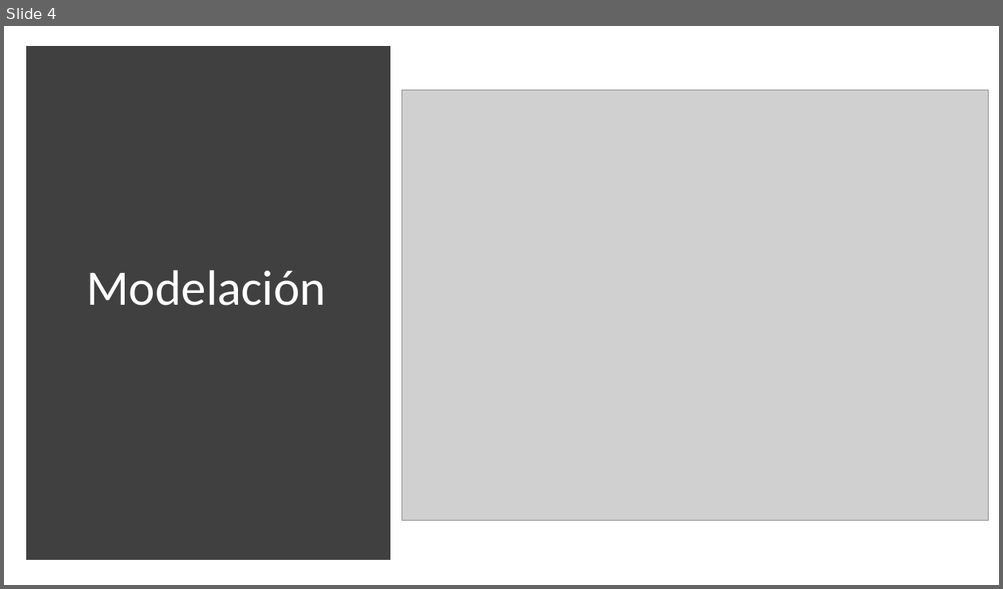
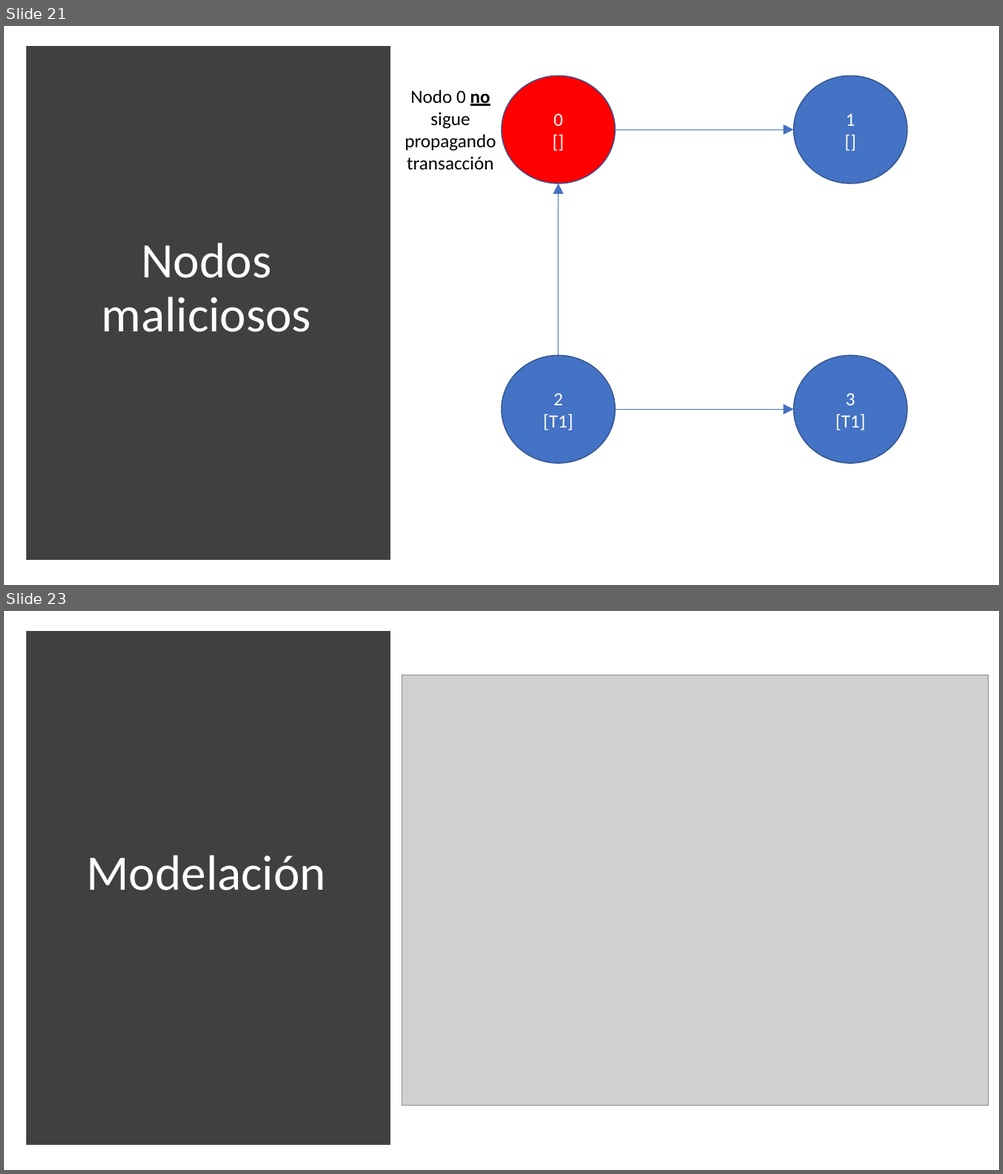
Before and after one commit to jtvigneaux/proyecto-1-criptomonedas, a slide deck: Presentación/Presentación.pptx. Shown one above the other, each under a label of ours: slide 4 before the commit, slides 21 and 23 after it; the slides between them are not shown. The pictures are 1003x589 and 1003x1174 pixels, drawn with LibreOffice and Linux fonts; fonts in the diff are those of the drawing; grey boxes stand for pictures. Boxes give left, top, right and bottom in pixels: in the first picture for what was removed or moved away, otherwise in the second. Text is boxed around its words. In the diff, an @@ line names an element or a change of style, - is before the commit and + after.

```diff
--- a/Presentación/Presentación.pptx
+++ b/Presentación/Presentación.pptx
@@ slide 21 added at (x1=4, y1=26, x2=999, y2=585), background #FFFFFF @@
@@ rectangle added at (x1=31, y1=51, x2=385, y2=556), fill #404040, outline #404040 10 pt @@
@@ text added at (x1=404, y1=90, x2=495, y2=170), 18 pt, text #000000 @@
+Nodo 0 no sigue propagando transacción
@@ ellipse added at (x1=502, y1=76, x2=615, y2=184), fill #FF0000, outline #325491 1 pt, 18 pt, text #FFFFFF @@
+0
+[]
@@ ellipse added at (x1=794, y1=76, x2=907, y2=184), fill #4472C4, outline #325491 1 pt, 18 pt, text #FFFFFF @@
+1
+[]
@@ arrow added from (615, 130) to (794, 130), #4472C4 0.5 pt @@
@@ arrow added from (558, 356) to (558, 184), #4472C4 0.5 pt @@
@@ title added at (x1=102, y1=243, x2=312, y2=332), 48 pt, text #FFFFFF @@
+Nodos maliciosos
@@ ellipse added at (x1=502, y1=356, x2=615, y2=464), fill #4472C4, outline #325491 1 pt, 18 pt, text #FFFFFF @@
+2
+[T1]
@@ ellipse added at (x1=794, y1=356, x2=907, y2=464), fill #4472C4, outline #325491 1 pt, 18 pt, text #FFFFFF @@
+3
+[T1]
@@ arrow added from (615, 409) to (794, 409), #4472C4 0.5 pt @@
@@ what was slide 4 is now slide 23 @@
```
Also in this commit, not shown: 1 slide changed, 19 other slides added, 2 other files.
